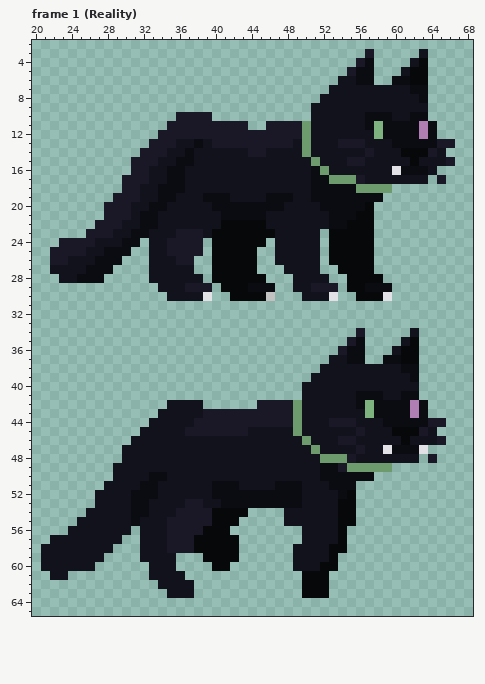
Two states of a pixel-art file, UnityFiles/Assets/Art/Player.aseprite. This is how it looked before the edit.
91x86 pixels, 13 frames. Shown: frame 1 (Reality): x 20..68, y 2..65. The commit also changed other frames, which this record leaves out.
After:
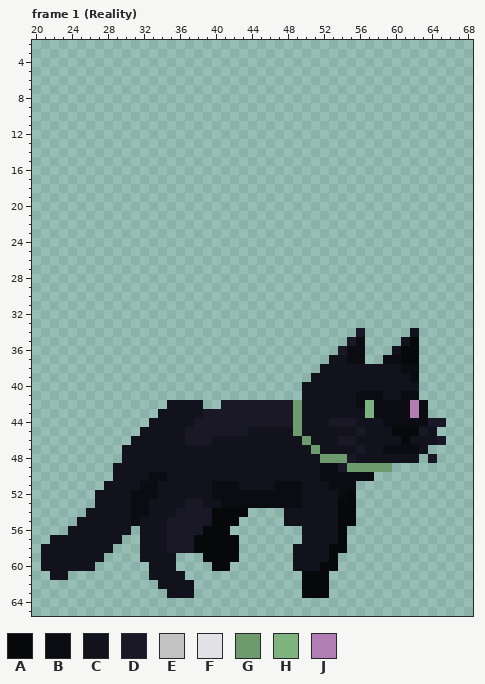
Palette (. is transparent): A #06080a  B #0b0c12  C #12121d  D #1a1826  E #c2c2c2  F #e1e1e6  G #6e9b6e  H #7eb27e  J #b07eb2
Edits made:
layer "Base" now hidden
Changed rows in their new state; - is an unchanged pixel.
Frame 1 (Reality):
first column x 22:
 3 -----------------------------------.-----.---
 4 ----------------------------------..----..---
 5 ---------------------------------...---...---
 6 --------------------------------....--....---
 7 -------------------------------...........---
 8 ------------------------------............---
 9 -----------------------------.............---
10 --------------....-----------.............---
11 -------------.........--...................--
12 ------------...............................--
13 -----------..................................
14 ----------..................................-
15 ---------....................................
16 ---------..................................--
17 --------..................................-.-
18 --------..............................-------
19 -------..............................--------
20 ------..............................---------
21 ------..............................---------
22 -----...............................---------
23 ----..........................-.....---------
24 -.........-......-......-.....-.....---------
25 .........--......-.....--.....-.....---------
26 ........---.....--.....--.....-.....---------
27 .......----.....--.....---....--....---------
28 -.....-----......-......---....--....--------
29 ------------......-......--.....-.....-------
30 -------------.....--.....---....--....-------
first column x 41:
42 DDDD
first column x 37:
46 DDD------------------------
47 ----------------------B---C
Where, in picture pixels (left, top, right, bottom), the same in both pictures:
erased: (50, 49, 455, 301)
changed: (185, 400, 257, 445)
changed: (383, 445, 428, 454)
